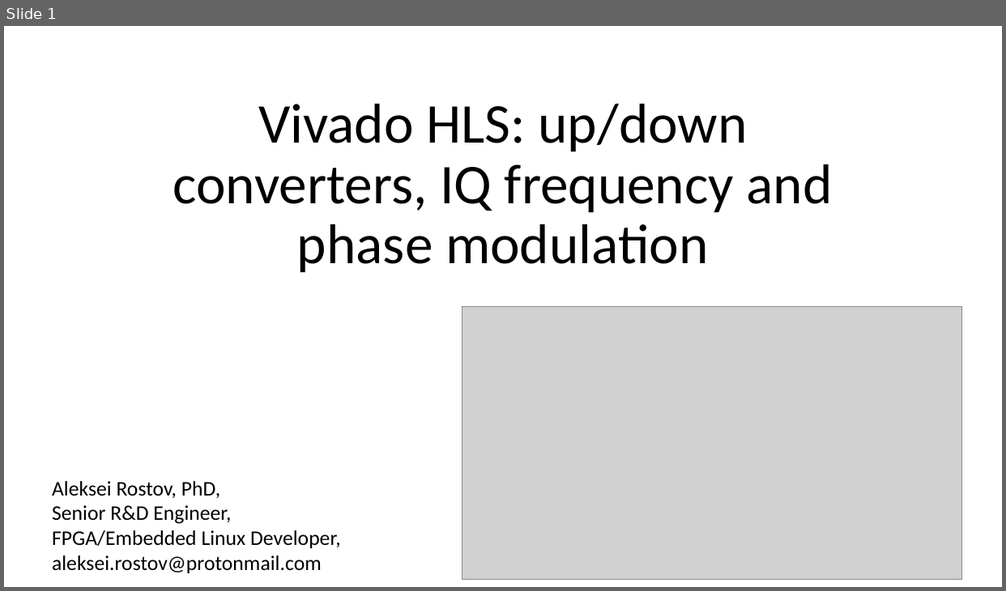
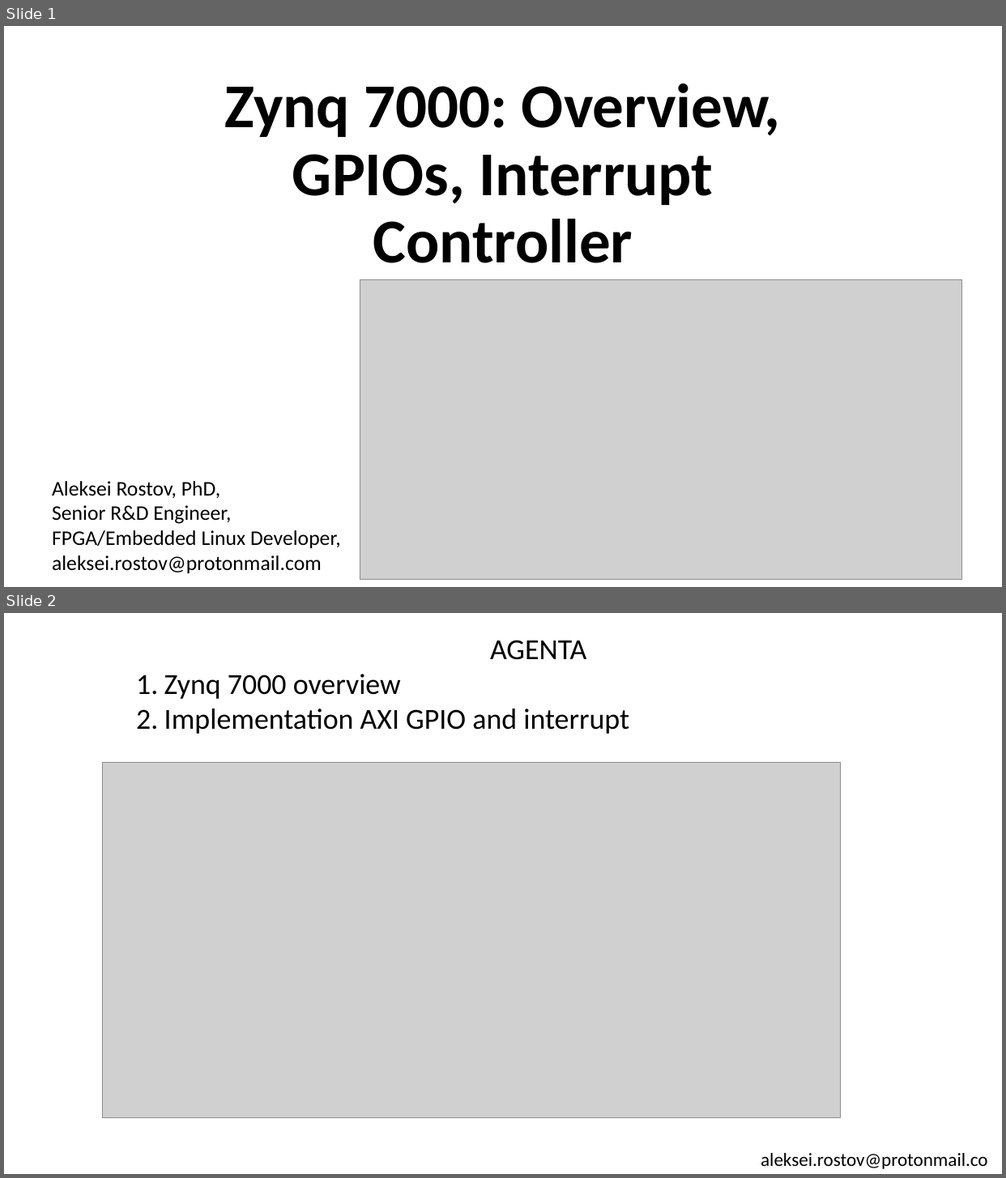
Before and after one commit to farbius/kb_radar_course, a slide deck: lesson_9/presentation/zynq_system_0v.pptx. Shown one above the other, each under a label of ours: slide 1 before the commit, slides 1 and 2 after it. The pictures are 1006x591 and 1006x1178 pixels, drawn with LibreOffice and Linux fonts; fonts in the diff are those of the drawing; grey boxes stand for pictures. Boxes give left, top, right and bottom in pixels: in the first picture for what was removed or moved away, otherwise in the second. Text is boxed around its words. In the diff, an @@ line names an element or a change of style, - is before the commit and + after.

```diff
--- a/lesson_9/presentation/zynq_system_0v.pptx
+++ b/lesson_9/presentation/zynq_system_0v.pptx
@@ slide 2 added at box(4, 613, 1002, 1174), background #FFFFFF @@
@@ text added at box(164, 640, 629, 734), 28 pt, text #000000 @@
+AGENTA
+1. Zynq 7000 overview
+2. Implementation AXI GPIO and interrupt
@@ picture added at box(102, 763, 841, 1118) @@
@@ text added at box(761, 1153, 987, 1169), 18 pt, text #000000 @@
+aleksei.rostov@protonmail.com
@@ slide 1 changed as well @@
@@ title at box(225, 84, 781, 263): text changed; size 54 to 60 pt; bold on @@
-Vivado HLS: up/down converters, IQ frequency and phase modulation
+Zynq 7000: Overview, GPIOs, Interrupt Controller
@@ picture: place and size @@
-picture at box(462, 307, 962, 580)
+picture at box(360, 280, 962, 579)
```
Also in this commit, not shown: 1 other slide changed, 1 other slide added, 2 slides removed, 1 other file.
